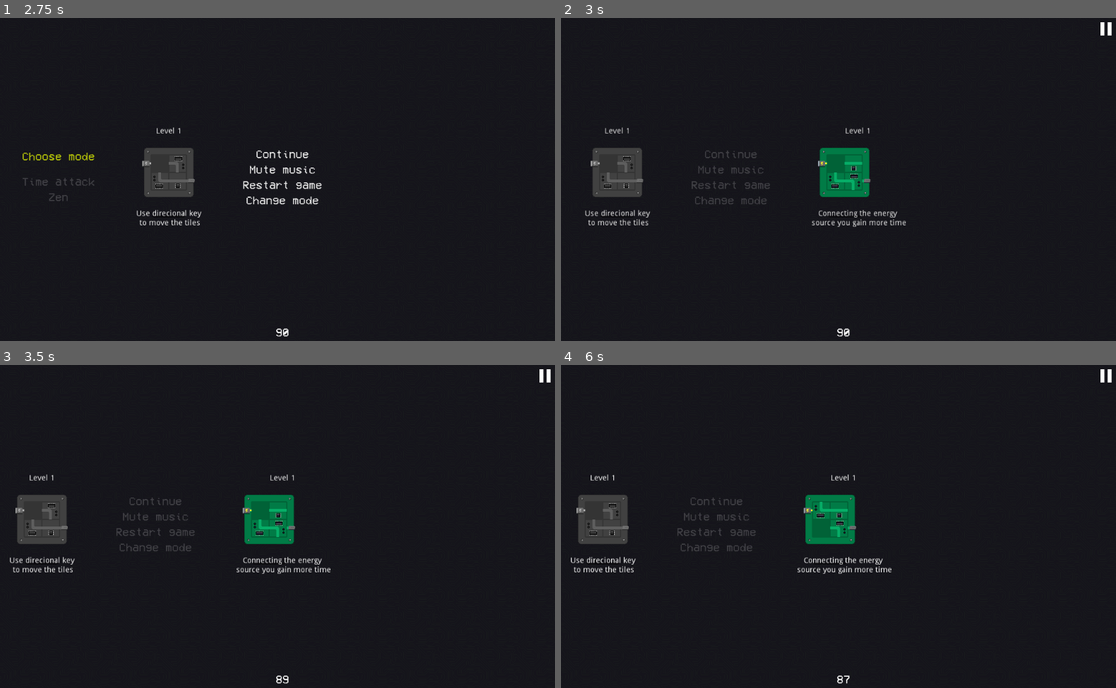
Above: before the commit, frames 1-4 (two rows, left to right).
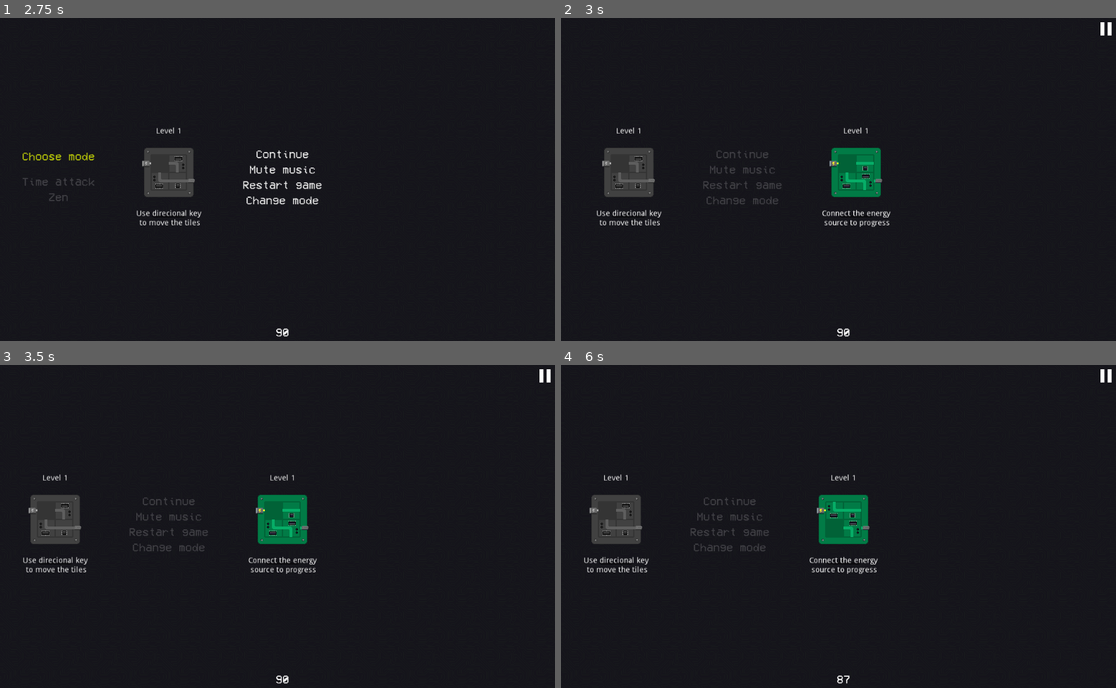
Above: after the commit, the same moments.

Repository: luizotcarvalho/Energize
Game: Godot game, scene res://Main.tscn
Same seed, same stepped clock (60 frames per second), same inputs: the game is played once before the commit and once after it.
Inputs (mouse positions are in pixels of both pictures, inside the frame that each line leads up to):
- Up to frame 1 (2.75 s): click "Start" at 0.5 s; click "Time attack" at 1.25 s; click (543, 27) at 2 s
- Up to frame 2 (3 s): click "Restart game" at 2.75 s
- Up to frame 3 (3.5 s): no input
- Up to frame 4 (6 s): tap Enter at 3.5, 5 s; move the mouse to (610, 529) at 3.52 s; hold Right (arrow_right) 3.53-4.28 s; click (610, 529) at 3.6 s; tap Space at 4.25, 5.75 s; move the mouse to (594, 529) at 4.27 s; hold Down (arrow_down) 4.28-5.03 s; click (594, 529) at 4.35 s; move the mouse to (610, 510) at 5.02 s; hold Right (arrow_right) 5.03-5.78 s; click (610, 510) at 5.1 s; move the mouse to (838, 510) at 5.77 s; hold Up (arrow_up) from 5.78 s (still down); click (838, 510) at 5.85 s

Frame 1 is identical in both runs. In frame 2, 3.0% of the frame differs, in the area x 4-63%, y 33-65%; in frame 3, 3.1%, in the area x 1-60%, y 33-99%; in frame 4, 3.1%.

Commit message:
fix restart

Diff:
--- a/globals/Game.gd
+++ b/globals/Game.gd
@@ -27,7 +27,7 @@
 
 const tutorials = [
 	'Use direcional key\n to move the tiles',
-	'Connecting the energy\n source you gain more time',
+	'Connect the energy\n source to progress',
 	'Good luck!'
 ]
 var current_tutorial_index = 0
@@ -274,7 +274,11 @@
 
 func restart() -> void:
 	_play_gui_sound()
-	_start()
+
+	if is_time_attack:
+		start_time_attack()
+	else:
+		start_zen()
 
 
 func toggle_mute() -> void:
